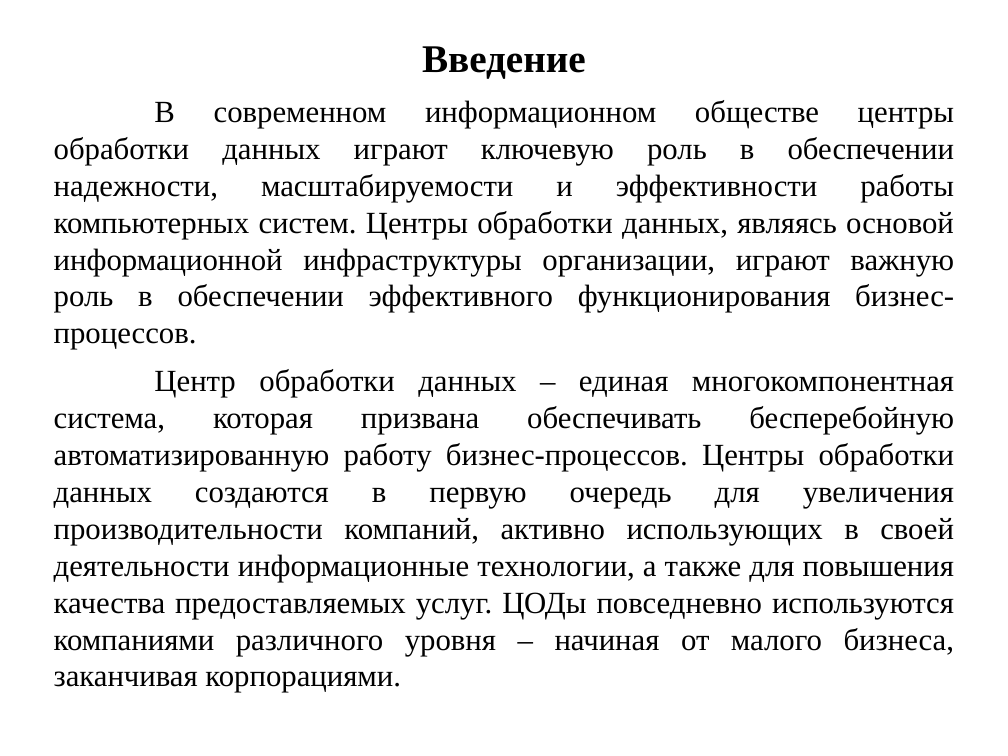
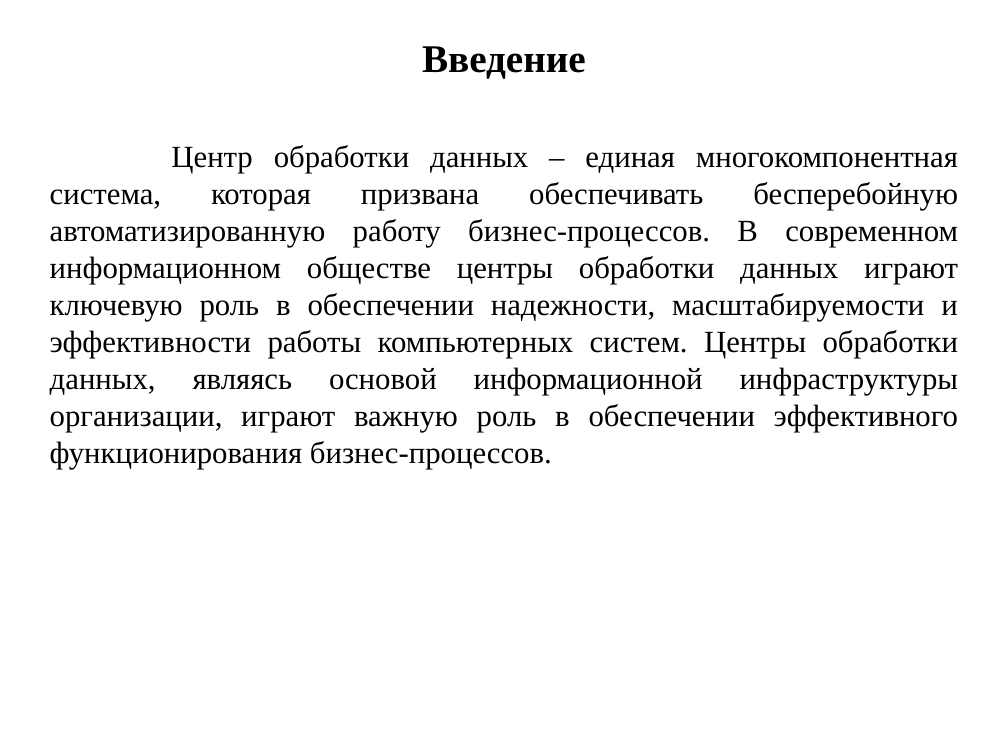
Before and after one commit to Ivashkka/diplom, a slide deck: slide 3 of Diplom_Rakov.pptx. Drawn at 1008x756 pixels with LibreOffice and Linux fonts; fonts in the diff are those of the drawing. Boxes give left, top, right and bottom in pixels: in the first picture for what was removed or moved away, otherwise in the second. Text is boxed around its words. In the diff, an @@ line names an element or a change of style, - is before the commit and + after.

```diff
--- a/Diplom_Rakov.pptx
+++ b/Diplom_Rakov.pptx
@@ text at box(50, 145, 959, 469): text changed @@
-В современном информационном обществе центры обработки данных играют ключевую роль в обеспечении надежности, масштабируемости и эффективности работы компьютерных систем. Центры обработки данных, являясь основой информационной инфраструктуры организации, играют важную роль в обеспечении эффективного функционирования бизнес-процессов.
-Центр обработки данных – единая многокомпонентная система, которая призвана обеспечивать бесперебойную автоматизированную работу бизнес-процессов. Центры обработки данных создаются в первую очередь для увеличения производительности компаний, активно использующих в своей деятельности информационные технологии, а также для повышения качества предоставляемых услуг. ЦОДы повседневно используются компаниями различного уровня – начиная от малого бизнеса, заканчивая корпорациями.
+Центр обработки данных – единая многокомпонентная система, которая призвана обеспечивать бесперебойную автоматизированную работу бизнес-процессов. В современном информационном обществе центры обработки данных играют ключевую роль в обеспечении надежности, масштабируемости и эффективности работы компьютерных систем. Центры обработки данных, являясь основой информационной инфраструктуры организации, играют важную роль в обеспечении эффективного функционирования бизнес-процессов.
```
Also in this commit, not shown: 6 other slides changed, 10 slides removed, 1 other file.
